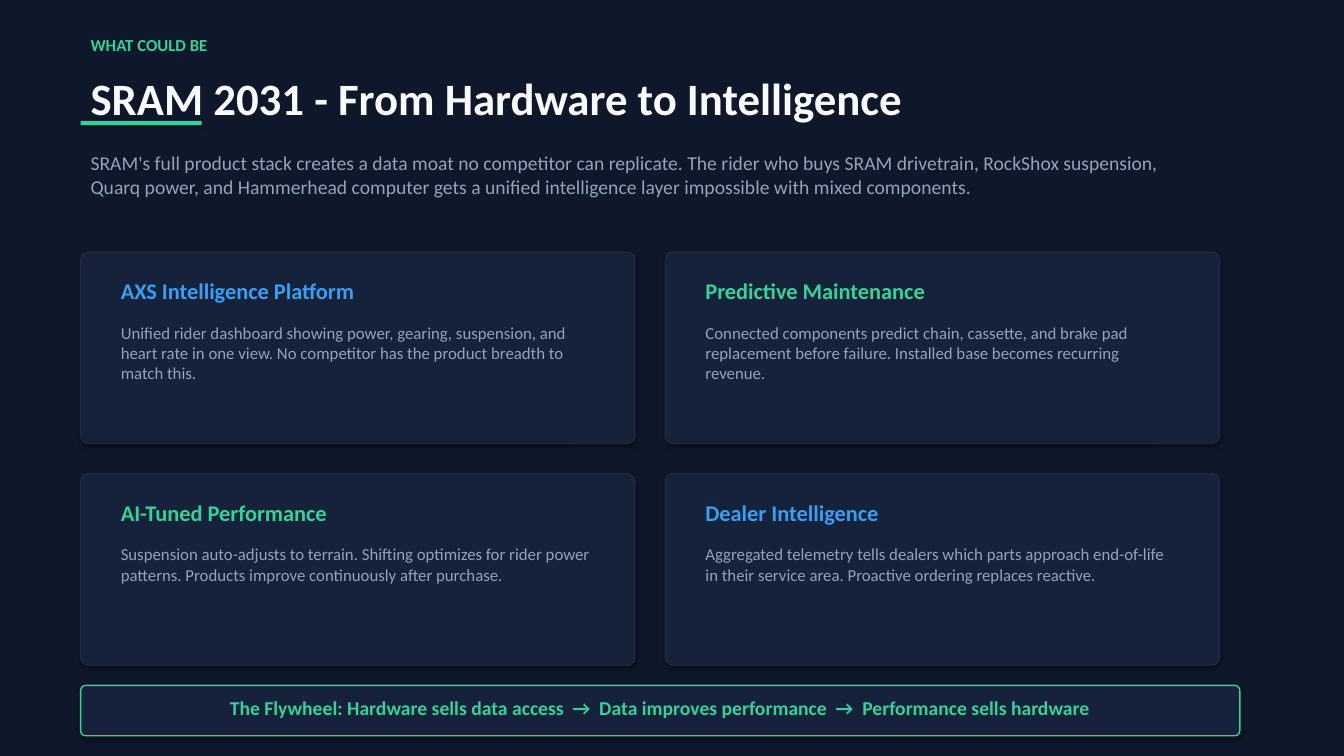
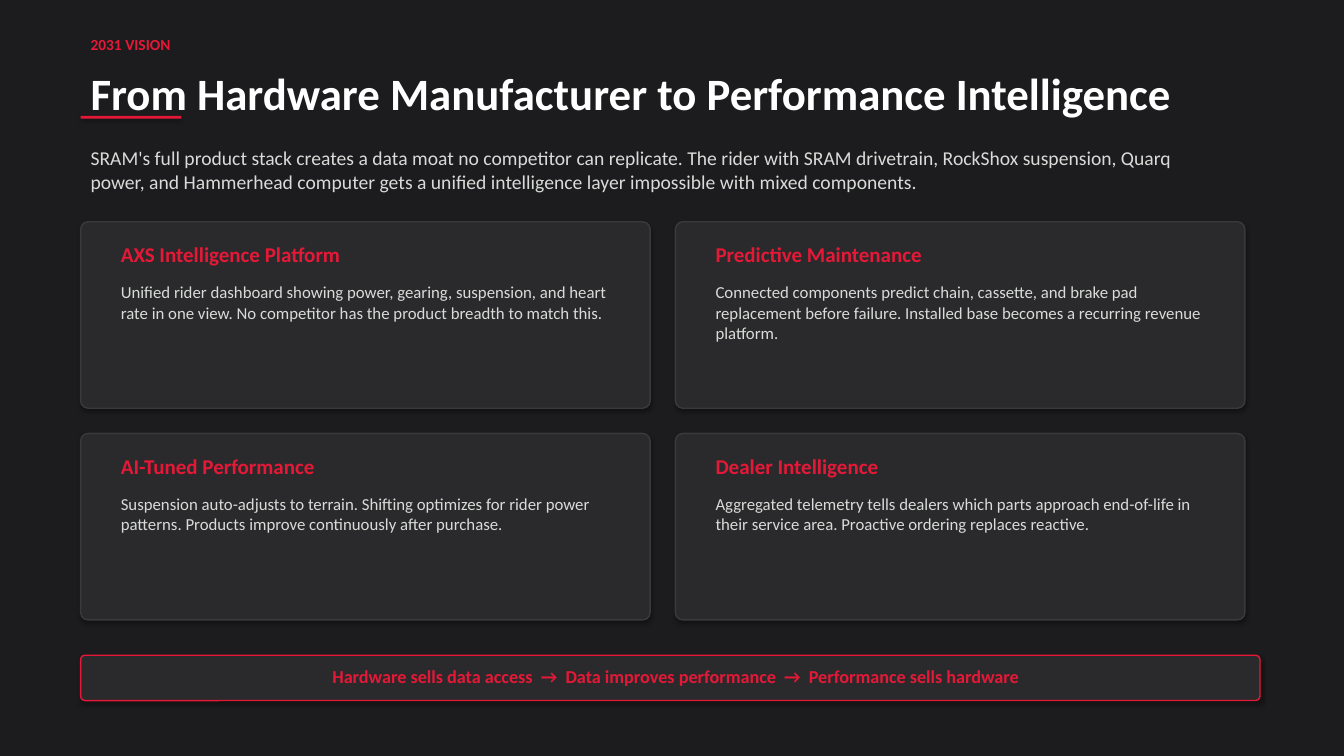
Before and after one commit to ewkreienberg/sram-ai-playbook, a slide deck: slide 7 of presentation/SRAM_AI_Adoption_Playbook.pptx. Drawn at 1344x756 pixels with LibreOffice and Linux fonts; fonts in the diff are those of the drawing. Boxes give left, top, right and bottom in pixels: in the first picture for what was removed or moved away, otherwise in the second. Text is boxed around its words. In the diff, an @@ line names an element or a change of style, - is before the commit and + after.

```diff
--- a/presentation/SRAM_AI_Adoption_Playbook.pptx
+++ b/presentation/SRAM_AI_Adoption_Playbook.pptx
@@ background #0F172A to #1C1C1E @@
@@ text at (91,40,170,50): text changed; size 12 to 11 pt; text colour #34D399 to #E51937 @@
-WHAT COULD BE
+2031 VISION
@@ text at (91,78,1171,119): text changed; text colour #F8FAFC to #FFFFFF @@
-SRAM 2031 - From Hardware to Intelligence
+From Hardware Manufacturer to Performance Intelligence
@@ rectangle: place and size @@
-rectangle at (81,121,202,125)
+rectangle at (81,116,181,119)
@@ rectangle at (81,116,181,119): fill #34D399 to #E51937 @@
@@ text at (91,151,1171,193): text changed; text colour #94A3B8 to #D9DBD8 @@
-SRAM's full product stack creates a data moat no competitor can replicate. The rider who buys SRAM drivetrain, RockShox suspension, Quarq power, and Hammerhead computer gets a unified intelligence layer impossible with mixed components.
+SRAM's full product stack creates a data moat no competitor can replicate. The rider with SRAM drivetrain, RockShox suspension, Quarq power, and Hammerhead computer gets a unified intelligence layer impossible with mixed components.
@@ rounded rectangle: place and size @@
-rounded rectangle at (81,252,635,444)
+rounded rectangle at (81,222,650,408)
@@ text "AXS Intelligence Platform": place and size @@
-text "AXS Intelligence Platform" at (121,283,354,303)
+text "AXS Intelligence Platform" at (121,247,340,266)
@@ text "AXS Intelligence Platform" at (121,247,340,266): size 16 to 15 pt, text colour #389FF5 to #E51937 @@
@@ rounded rectangle: place and size @@
-rounded rectangle at (665,252,1220,444)
+rounded rectangle at (676,222,1245,408)
@@ text "Predictive Maintenance": place and size @@
-text "Predictive Maintenance" at (705,283,925,299)
+text "Predictive Maintenance" at (716,247,922,262)
@@ text "Predictive Maintenance" at (716,247,922,262): size 16 to 15 pt, text colour #34D399 to #E51937 @@
@@ text "Unified rider dashboard showing power, ...": place and size @@
-text "Unified rider dashboard showing power, ..." at (121,327,566,379)
+text "Unified rider dashboard showing power, ..." at (121,286,606,322)
@@ text at (716,286,1201,342): text changed; text colour #94A3B8 to #D9DBD8 @@
-Connected components predict chain, cassette, and brake pad replacement before failure. Installed base becomes recurring revenue.
+Connected components predict chain, cassette, and brake pad replacement before failure. Installed base becomes a recurring revenue platform.
@@ rounded rectangle: place and size @@
-rounded rectangle at (81,474,635,665)
+rounded rectangle at (81,434,650,620)
@@ text "AI-Tuned Performance" at (121,459,314,474): size 16 to 15 pt, text colour #34D399 to #E51937 @@
@@ text "AI-Tuned Performance": place and size @@
-text "AI-Tuned Performance" at (121,505,327,521)
+text "AI-Tuned Performance" at (121,459,314,474)
@@ fill #16213A to #2A2A2C; outline #1E293B 1 pt to #3A3A3C 1 pt in 4 elements at (81,222,650,408), (676,222,1245,408), (81,434,650,620), (676,434,1245,620) @@
@@ rounded rectangle: place and size @@
-rounded rectangle at (665,474,1220,665)
+rounded rectangle at (676,434,1245,620)
@@ text "Dealer Intelligence" at (716,459,879,478): size 16 to 15 pt, text colour #389FF5 to #E51937 @@
@@ text "Dealer Intelligence": place and size @@
-text "Dealer Intelligence" at (705,505,878,525)
+text "Dealer Intelligence" at (716,459,879,478)
@@ text "Suspension auto-adjusts to terrain. Shifting ...": place and size @@
-text "Suspension auto-adjusts to terrain. Shifting ..." at (121,548,590,584)
+text "Suspension auto-adjusts to terrain. Shifting ..." at (121,498,590,533)
@@ text colour #94A3B8 to #D9DBD8 in 3 elements at (121,286,606,322), (121,498,590,533), (716,498,1191,533) @@
@@ text "Aggregated telemetry tells dealers which ...": place and size @@
-text "Aggregated telemetry tells dealers which ..." at (705,548,1164,584)
+text "Aggregated telemetry tells dealers which ..." at (716,498,1191,533)
@@ rounded rectangle: place and size @@
-rounded rectangle at (81,686,1240,736)
+rounded rectangle at (81,655,1260,701)
@@ rounded rectangle at (81,655,1260,701): fill #16213A to #2A2A2C; outline #34D399 1 pt to #E51937 1 pt @@
@@ text at (332,670,1018,686): text changed; size 14 to 13 pt; text colour #34D399 to #E51937 @@
-The Flywheel: Hardware sells data access → Data improves performance → Performance sells hardware
+Hardware sells data access → Data improves performance → Performance sells hardware
```
Also in this commit, not shown: 6 other slides changed, 1 slide added, 1 slide removed, 1 other file.
